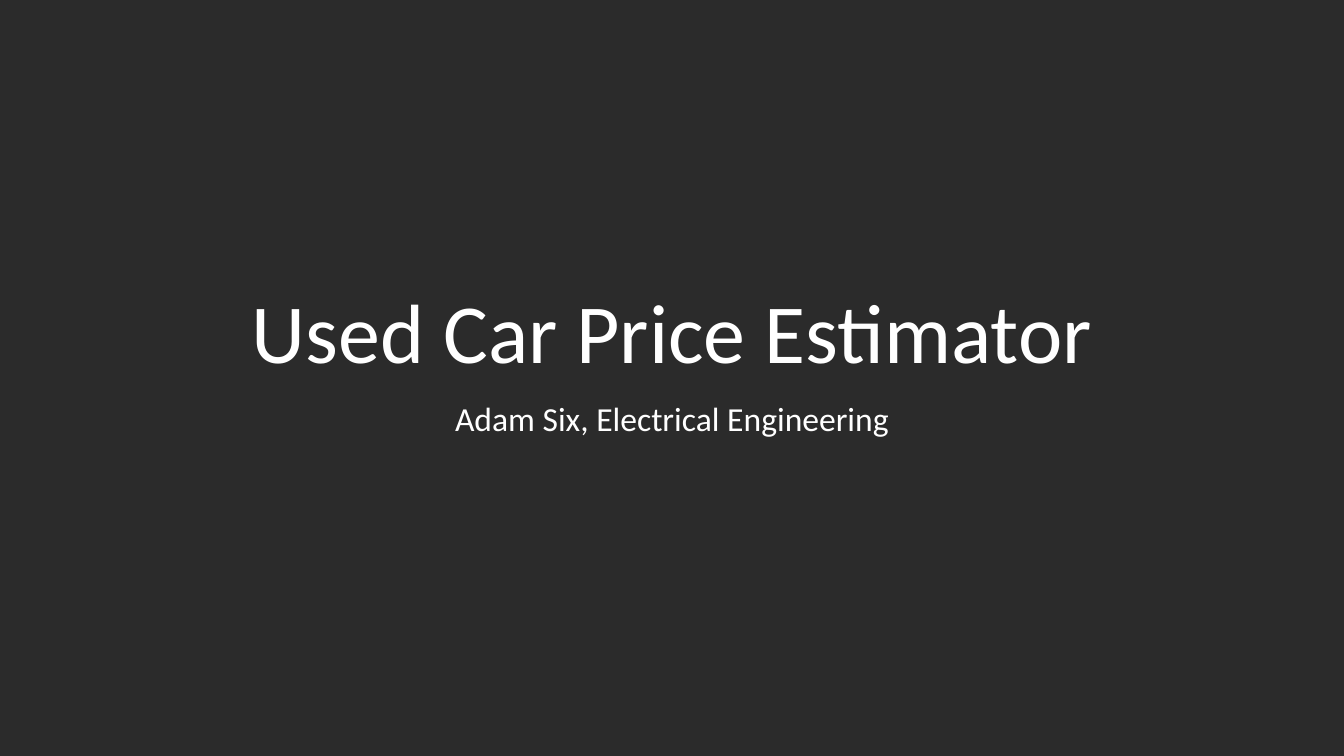
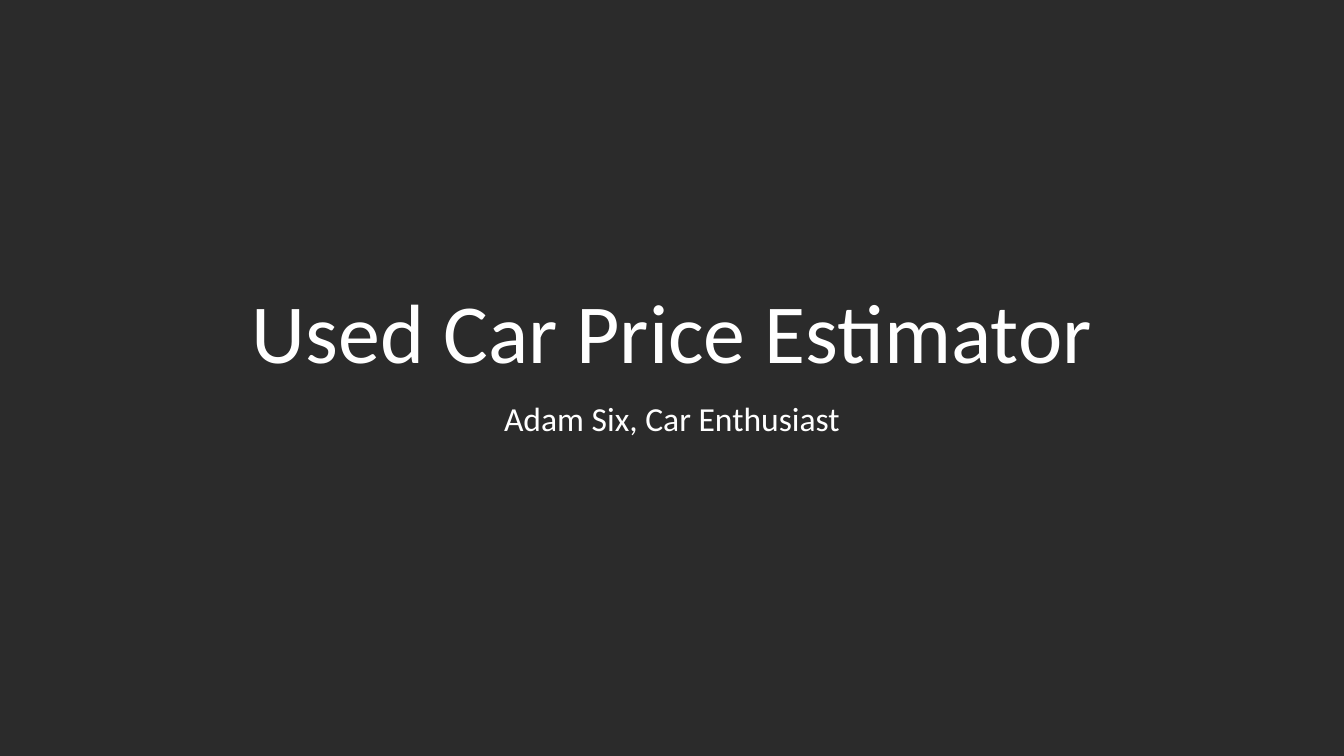
Before and after one commit to amFoco/DS-Final-Project, a slide deck: slide 1 of Used Car Price Estimator.pptx. Drawn at 1344x756 pixels with LibreOffice and Linux fonts; fonts in the diff are those of the drawing; background and template pictures are left out; a plain dark background stands for a picture behind light text. Boxes give left, top, right and bottom in pixels: in the first picture for what was removed or moved away, otherwise in the second. Text is boxed around its words. In the diff, an @@ line names an element or a change of style, - is before the commit and + after.

```diff
--- a/Used Car Price Estimator.pptx
+++ b/Used Car Price Estimator.pptx
@@ subtitle at box(504, 407, 840, 435): text changed @@
-Adam Six, Electrical Engineering
+Adam Six, Car Enthusiast
```
Also in this commit, not shown: 3 other slides changed, 3 slides added, 2 slides removed, 6 other files.
